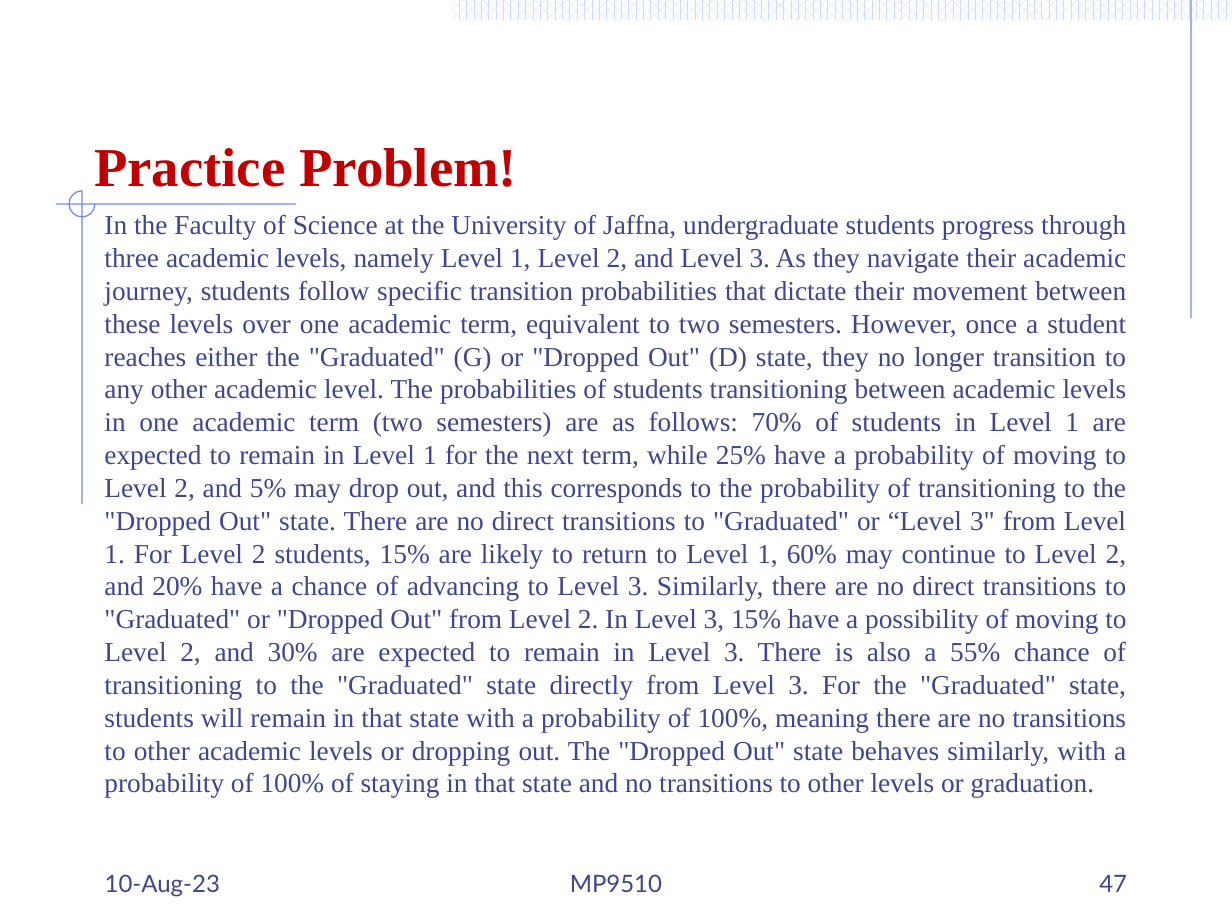
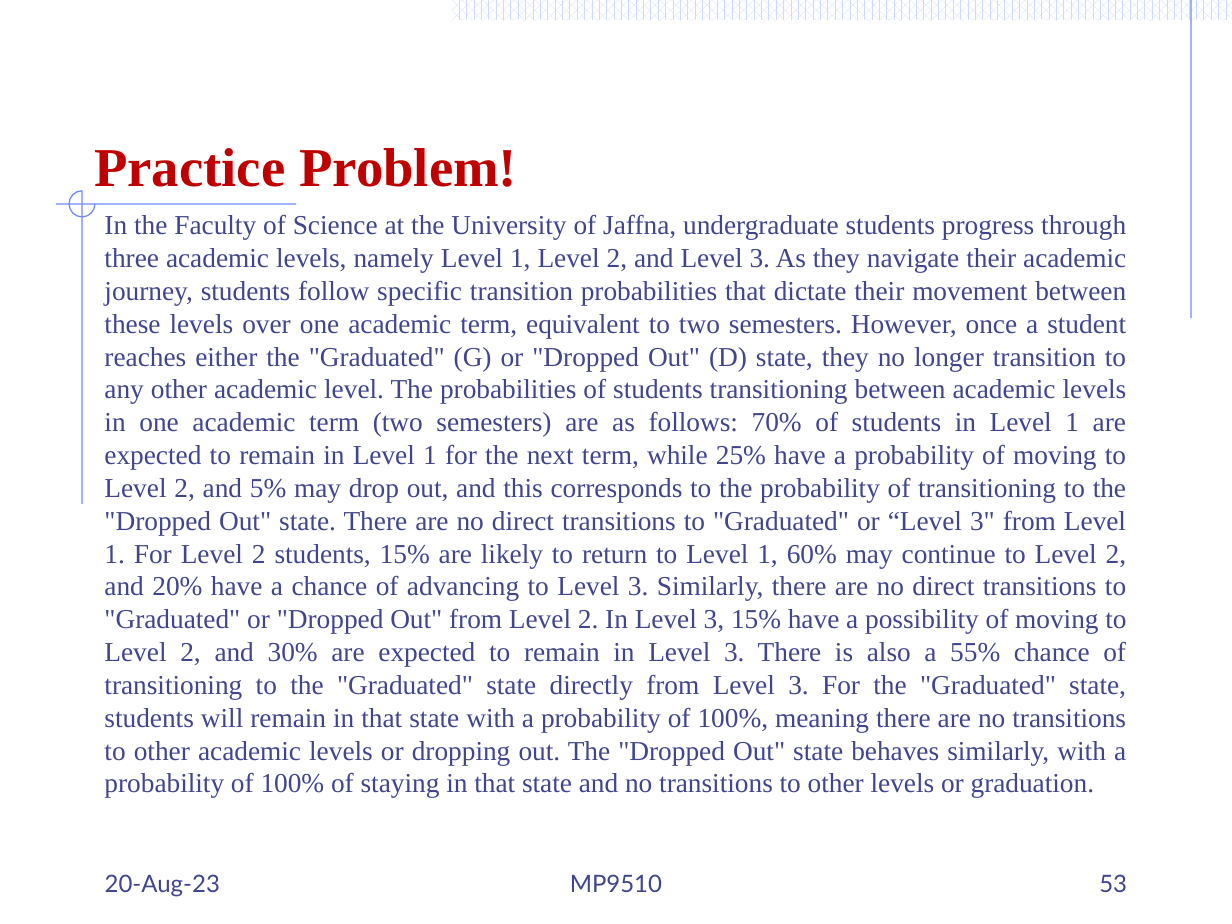
Before and after one commit to Mayooran1987/MC9510, a slide deck: slide 53 of Lect_3_Markov process.pptx (slide 47 before the commit). Drawn at 1232x924 pixels with LibreOffice and Linux fonts; fonts in the diff are those of the drawing. Boxes give left, top, right and bottom in pixels: in the first picture for what was removed or moved away, otherwise in the second. Text is boxed around its words. In the diff, an @@ line names an element or a change of style, - is before the commit and + after.

```diff
--- a/Lect_3_Markov process.pptx
+++ b/Lect_3_Markov process.pptx
@@ text at (105,874,220,897): text changed @@
-10-Aug-23
+20-Aug-23
@@ page number at (1099,874,1127,892): text changed @@
-47
+53
```
Also in this commit, not shown: 25 other slides changed, 6 slides added, 1 other file.
